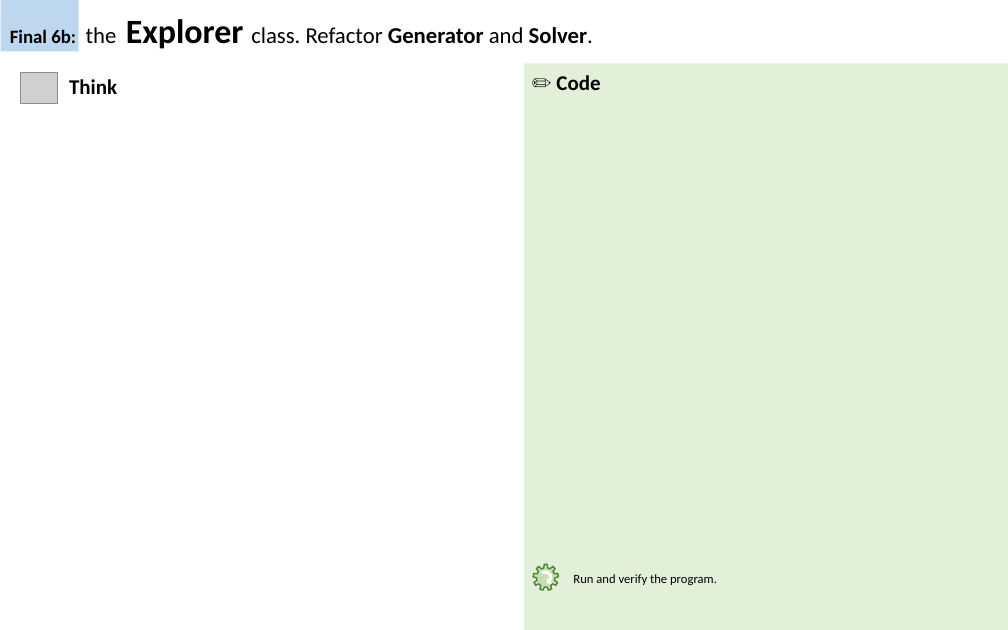
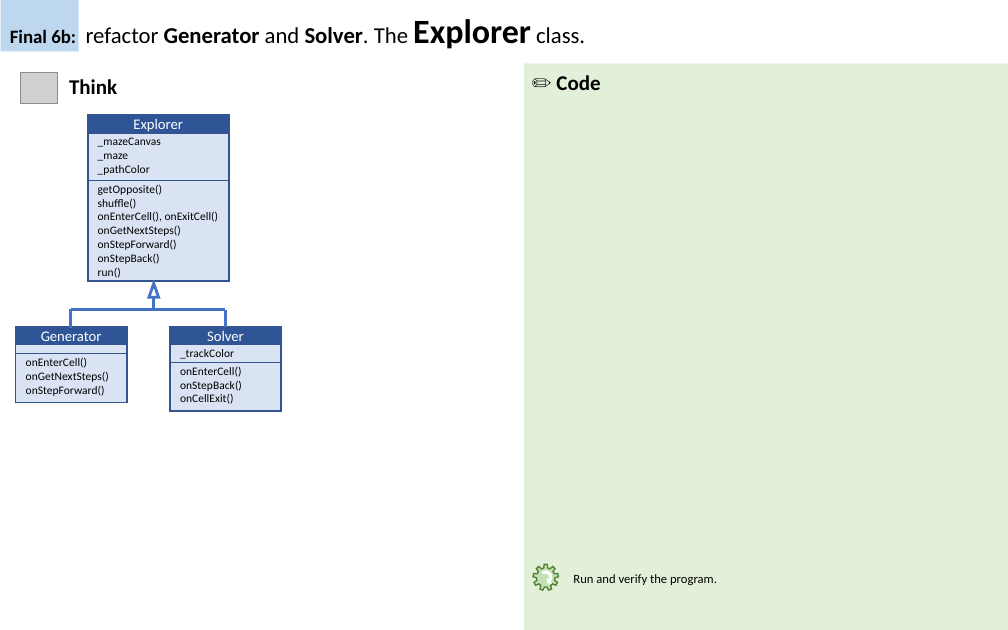
Before and after one commit to mihaiep/Code2020-Sinaia, a slide deck: slide 16 of Documents/Project/Maze Project.pptx. Drawn at 1008x630 pixels with LibreOffice and Linux fonts; fonts in the diff are those of the drawing; grey boxes stand for pictures. Boxes give left, top, right and bottom in pixels: in the first picture for what was removed or moved away, otherwise in the second. Text is boxed around its words. In the diff, an @@ line names an element or a change of style, - is before the commit and + after.

Commit message:
Update MazeSolved code and ppt to Checkpoint6a

```diff
--- a/Documents/Project/Maze Project.pptx
+++ b/Documents/Project/Maze Project.pptx
@@ title at bbox=[10, 19, 585, 49]: text changed @@
-Final 6b: the Explorer class. Refactor Generator and Solver.
+Final 6b: refactor Generator and Solver. The Explorer class.
@@ rectangle added at bbox=[88, 115, 229, 281], fill #DAE3F3, outline #325491 1.5 pt @@
@@ rectangle added at bbox=[88, 115, 229, 133], fill #2F5597, outline #325491 1 pt, 10.5 pt, text #FFFFFF @@
+Explorer
@@ rectangle added at bbox=[88, 133, 229, 180], outline #325491 0.75 pt, 8.2 pt, text #000000 @@
+_mazeCanvas
+_maze
+_pathColor
@@ rectangle added at bbox=[88, 180, 229, 281], outline #325491 0.75 pt, 8.2 pt, text #000000 @@
+getOpposite()
+shuffle()
+onEnterCell(), onExitCell()
+onGetNextSteps()
+onStepForward()
+onStepBack()
+run()
@@ triangle added at bbox=[149, 283, 159, 297], outline #4472C4 2 pt @@
@@ line added from (154, 309) to (154, 297), #4472C4 2 pt @@
@@ rectangle added at bbox=[16, 327, 127, 402], fill #DAE3F3, outline #325491 1.5 pt @@
@@ rectangle added at bbox=[16, 327, 127, 344], fill #2F5597, outline #325491 1 pt, 10.5 pt, text #FFFFFF @@
+Generator
@@ line added from (225, 309) to (71, 309), #4472C4 2 pt @@
@@ line added from (71, 328) to (71, 309), #4472C4 2 pt @@
@@ rectangle added at bbox=[170, 327, 281, 410], fill #DAE3F3, outline #325491 1.5 pt @@
@@ rectangle added at bbox=[170, 327, 281, 344], fill #2F5597, outline #325491 1 pt, 10.5 pt, text #FFFFFF @@
+Solver
@@ line added from (226, 327) to (226, 309), #4472C4 2 pt @@
@@ rectangle added at bbox=[16, 345, 127, 354], fill #DAE3F3, outline #325491 0.75 pt @@
@@ rectangle added at bbox=[16, 354, 127, 402], fill #DAE3F3, outline #325491 0.75 pt, 8.2 pt, text #000000 @@
+onEnterCell()
+onGetNextSteps()
+onStepForward()
@@ rectangle added at bbox=[170, 345, 281, 362], fill #DAE3F3, outline #325491 0.75 pt, 8.2 pt, text #000000 @@
+_trackColor
@@ rectangle added at bbox=[170, 362, 281, 410], fill #DAE3F3, outline #325491 0.75 pt, 8.2 pt, text #000000 @@
+onEnterCell()
+onStepBack()
+onCellExit()
```
Also in this commit, not shown: 5 other slides changed, 5 other files.
